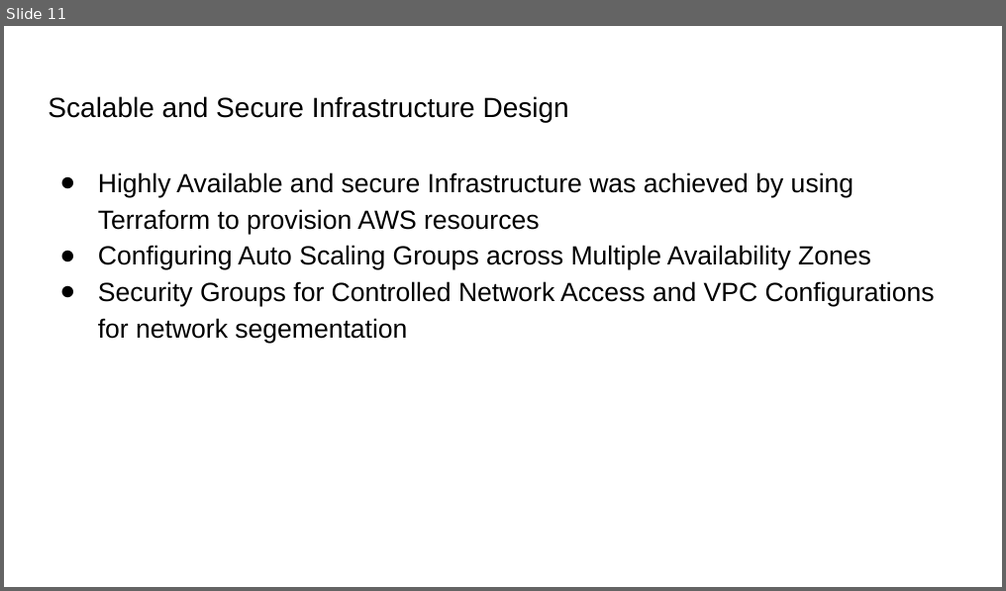
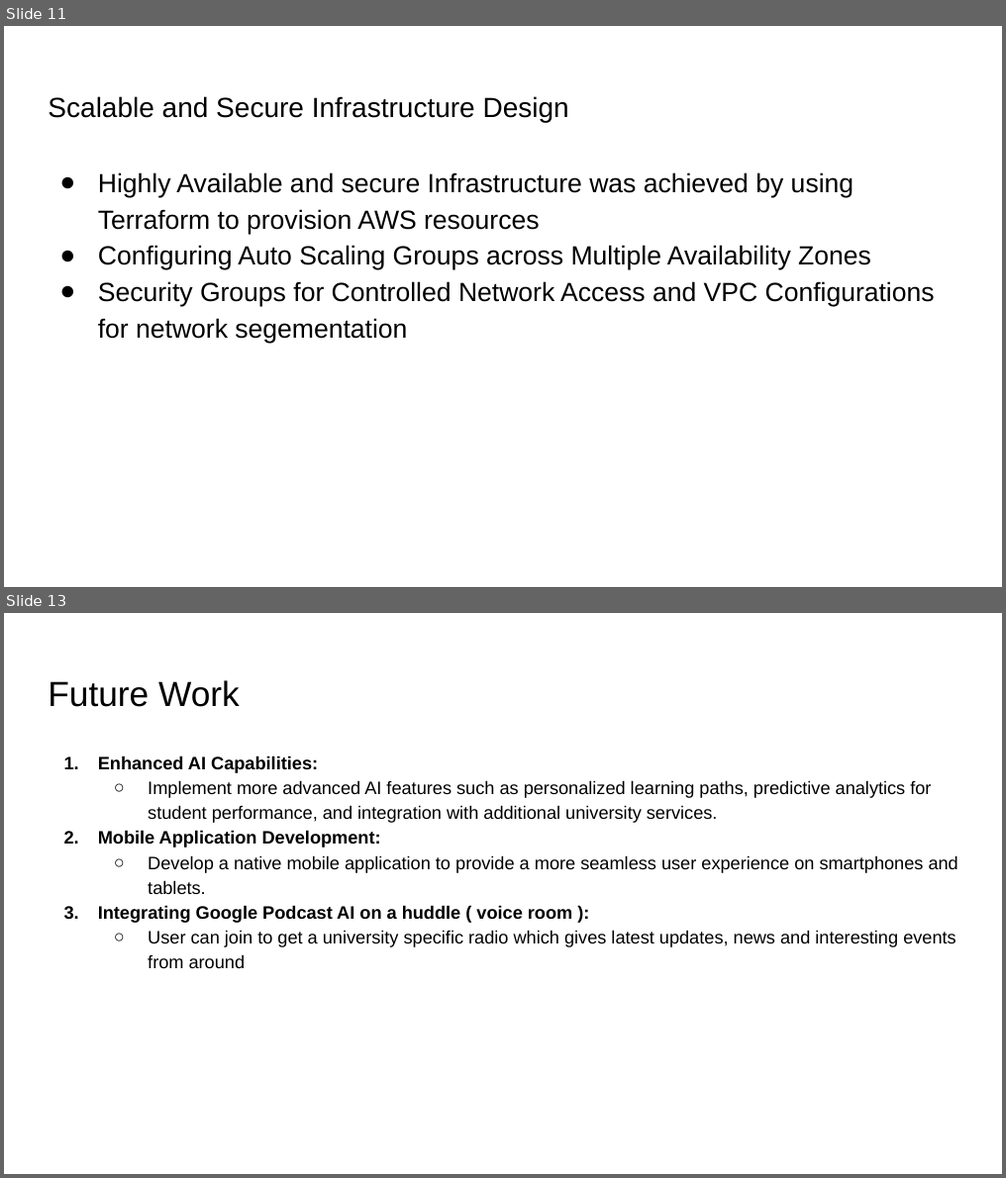
Before and after one commit to Rushabh-Runwal/RAYR-Spartan_Cove, a slide deck: SpartanCove.pptx. Shown one above the other, each under a label of ours: slide 11 before the commit, slides 11 and 13 after it; the slides between them are not shown. The pictures are 1006x591 and 1006x1178 pixels, drawn with LibreOffice and Linux fonts; fonts in the diff are those of the drawing. Boxes give left, top, right and bottom in pixels: in the first picture for what was removed or moved away, otherwise in the second. Text is boxed around its words. In the diff, an @@ line names an element or a change of style, - is before the commit and + after.

```diff
--- a/SpartanCove.pptx
+++ b/SpartanCove.pptx
@@ slide 13 added at (4, 613, 1002, 1174), background #FFFFFF @@
@@ title added at (48, 680, 240, 707), 25.2 pt, text #000000 @@
+Future Work
@@ text added at (98, 756, 958, 968), 13 pt, text #000000 @@
+1. Enhanced AI Capabilities:
+  ○ Implement more advanced AI features such as personalized learning paths, predictive analytics for student performance, and integration with additional university services.
+2. Mobile Application Development:
+  ○ Develop a native mobile application to provide a more seamless user experience on smartphones and tablets.
+3. Integrating Google Podcast AI on a huddle ( voice room ):
+  ○ User can join to get a university specific radio which gives latest updates, news and interesting events from around
```
Also in this commit, not shown: 2 other slides added.
